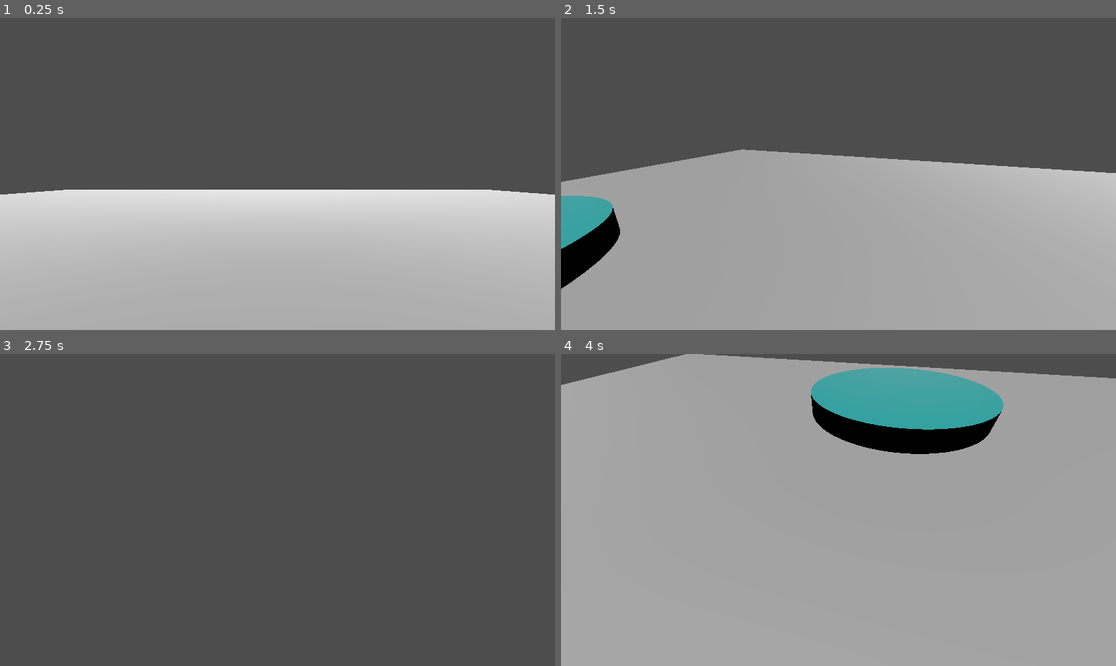
Above: before the commit, frames 1-4 (two rows, left to right).
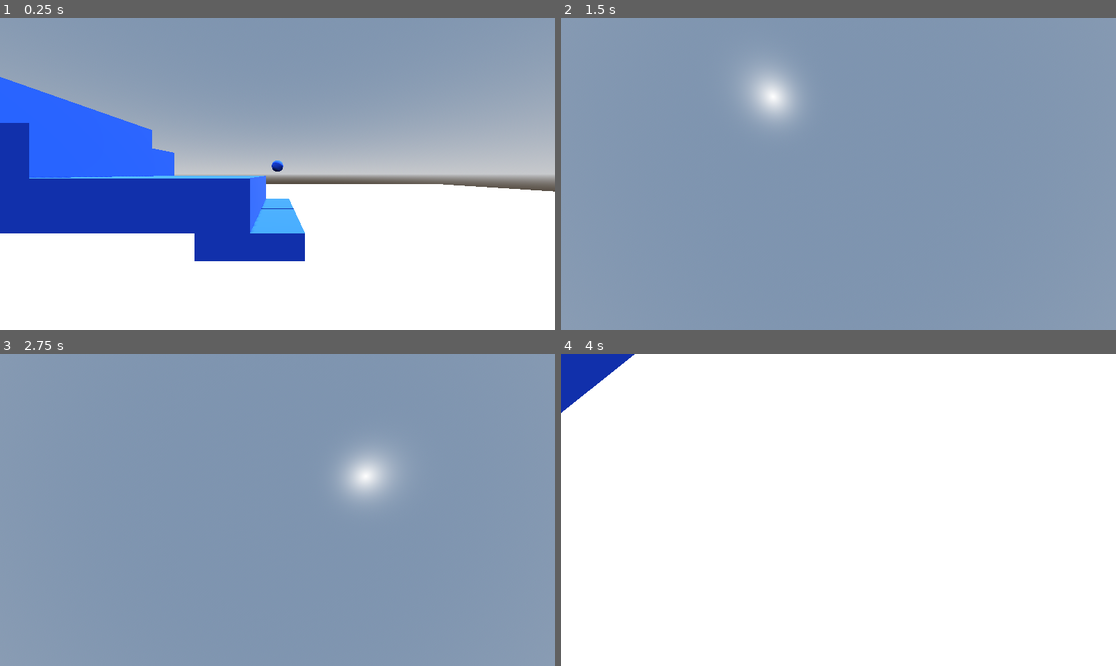
Above: after the commit, the same moments.

Repository: jmarison/godotOpenWorldTemplate
Game: Godot game, scene res://scenes/main.tscn
Two runs of this game, one before a commit and one after it. Both use one fixed random seed, a clock stepped at 60 frames per second and the inputs below. Before the commit the project starts from res://main.tscn.
Inputs (mouse positions are in pixels of both pictures, inside the frame that each line leads up to):
- Up to frame 1 (0.25 s): no input
- Up to frame 2 (1.5 s): move the mouse to (960, 158) at 0.52 s; hold Right (ui_right) 0.53-1.28 s; hold Shift (sprint) 0.53-1.28 s; tap Space (jump) at 0.77 s; move the mouse to (727, 189) at 1.27 s; hold Down (ui_down) from 1.28 s (still down); tap Shift (sprint) at 1.35 s
- Up to frame 3 (2.75 s): tap Space (jump) at 1.52 s; move the mouse to (333, 441) at 2.02 s; release Down (ui_down) at 2.03 s; hold Right (ui_right) from 2.03 s (still down); hold Shift (sprint) from 2.03 s (still down)
- Up to frame 4 (4 s): move the mouse to (810, 572) at 2.77 s; release Right (ui_right) at 2.78 s; release Shift (sprint) at 2.78 s; hold Up (ui_up) 2.78-3.53 s; tap Shift (sprint) at 2.85 s; tap Space (jump) at 3.02, 3.77 s; move the mouse to (1005, 556) at 3.52 s; hold Left (ui_left) from 3.53 s (still down); hold Shift (sprint) from 3.53 s (still down)

The runs differ from the first frame. In frame 1, 100% of the frame differs, in the area x 0-100%, y 0-100%; in frame 2, 100%; in frame 3, 100%; in frame 4, 100%.

Commit message:
Added objects

Diff:
--- /dev/null
+++ b/Objects/player.tscn
@@ -0,0 +1,22 @@
+[gd_scene load_steps=5 format=3 uid="uid://bd07lgriiu5bt"]
+
+[ext_resource type="Script" path="res://Scripts/player.gd" id="1_8rkjh"]
+[ext_resource type="Material" uid="uid://d3aaqqkw8urv4" path="res://materials/block.tres" id="2_1rnv4"]
+
+[sub_resource type="CapsuleShape3D" id="CapsuleShape3D_itarw"]
+
+[sub_resource type="CapsuleMesh" id="CapsuleMesh_oigxk"]
+material = ExtResource("2_1rnv4")
+
+[node name="Player" type="CharacterBody3D"]
+script = ExtResource("1_8rkjh")
+
+[node name="CollisionShape3D" type="CollisionShape3D" parent="."]
+shape = SubResource("CapsuleShape3D_itarw")
+
+[node name="Camera3D" type="Camera3D" parent="."]
+transform = Transform3D(1, 0, 0, 0, 1, 0, 0, 0, 1, 0, 0.576645, -0.0759158)
+fov = 90.0
+
+[node name="MeshInstance3D" type="MeshInstance3D" parent="."]
+mesh = SubResource("CapsuleMesh_oigxk")
--- /dev/null
+++ b/Objects/sword.tscn
@@ -0,0 +1,11 @@
+[gd_scene load_steps=3 format=3 uid="uid://cfh0at27wxuy8"]
+
+[ext_resource type="PackedScene" uid="uid://hkh5bd0mnihm" path="res://Models/Swords/greenSword.glb" id="1_1i7i5"]
+[ext_resource type="PackedScene" uid="uid://bce2ynrxudksu" path="res://Models/Swords/stoneSword.glb" id="2_vdbru"]
+
+[node name="Sword" type="Node3D"]
+
+[node name="blockbench_export" parent="." instance=ExtResource("1_1i7i5")]
+
+[node name="blockbench_export2" parent="." instance=ExtResource("2_vdbru")]
+visible = false
--- /dev/null
+++ b/Objects/tree.tscn
@@ -0,0 +1,14 @@
+[gd_scene load_steps=3 format=3 uid="uid://d2f3f2bexk30h"]
+
+[ext_resource type="PackedScene" uid="uid://18xc42x7mxk5" path="res://Models/tree.glb" id="1_nr41w"]
+
+[sub_resource type="CapsuleShape3D" id="CapsuleShape3D_wy42i"]
+
+[node name="Tree" instance=ExtResource("1_nr41w")]
+transform = Transform3D(2, 0, 0, 0, 2, 0, 0, 0, 2, 0, 0, 0)
+
+[node name="StaticBody3D" type="StaticBody3D" parent="." index="1"]
+
+[node name="CollisionShape3D" type="CollisionShape3D" parent="StaticBody3D" index="0"]
+transform = Transform3D(0.75, 0, 0, 0, 2, 0, 0, 0, 0.75, 0, 1.55845, 0)
+shape = SubResource("CapsuleShape3D_wy42i")
--- a/player.gd
+++ b/Scripts/player.gd
@@ -8,7 +8,7 @@
 @onready var camera = $Camera3D
 var camera_sens = 50
 var capMouse = false
-var gravity = ProjectSettings.get_setting("physics/3d/default_gravity")
+var gravity = 18.0
 
 func _physics_process(delta):
 	if not is_on_floor():
@@ -48,7 +48,7 @@
 	if event is InputEventMouseMotion: look_dir = event.relative * 0.01
 
 func _rotate_camera(delta: float, sens_mod: float = 1.0):
-	var input = Input.get_vector("look_left", "look_right","look_down", "look_up")
+	var input = Input.get_vector("ui_left", "ui_right","ui_down", "ui_up")
 	look_dir += input
 	rotation.y -= look_dir.x * camera_sens * delta
 	camera.rotation.x = clamp(camera.rotation.x - look_dir.y * camera_sens * sens_mod * delta, -1.5, 1.5)
--- a/main.tscn
+++ /dev/null
@@ -1,50 +0,0 @@
-[gd_scene load_steps=8 format=3 uid="uid://b4tuc2drf677d"]
-
-[ext_resource type="PackedScene" uid="uid://bd07lgriiu5bt" path="res://player.tscn" id="1_g6k6q"]
-
-[sub_resource type="BoxShape3D" id="BoxShape3D_gcrnv"]
-size = Vector3(50, 2, 50)
-
-[sub_resource type="StandardMaterial3D" id="StandardMaterial3D_jf4yr"]
-
-[sub_resource type="BoxMesh" id="BoxMesh_3v66s"]
-material = SubResource("StandardMaterial3D_jf4yr")
-size = Vector3(50, 2, 50)
-
-[sub_resource type="CylinderShape3D" id="CylinderShape3D_mpylt"]
-
-[sub_resource type="StandardMaterial3D" id="StandardMaterial3D_tw3ir"]
-albedo_color = Color(0.0823529, 1, 1, 1)
-
-[sub_resource type="CylinderMesh" id="CylinderMesh_yex4j"]
-material = SubResource("StandardMaterial3D_tw3ir")
-
-[node name="main" type="Node"]
-
-[node name="Player" parent="." instance=ExtResource("1_g6k6q")]
-transform = Transform3D(1, 0, 0, 0, 1, 0, 0, 0, 1, 0, 0.0489311, 0)
-visible = false
-
-[node name="Ground" type="StaticBody3D" parent="."]
-
-[node name="CollisionShape3D" type="CollisionShape3D" parent="Ground"]
-transform = Transform3D(1, 0, 0, 0, 1, 0, 0, 0, 1, 0, -2, 0)
-shape = SubResource("BoxShape3D_gcrnv")
-
-[node name="MeshInstance3D" type="MeshInstance3D" parent="Ground"]
-transform = Transform3D(1, 0, 0, 0, 1, 0, 0, 0, 1, 0, -2, 0)
-mesh = SubResource("BoxMesh_3v66s")
-
-[node name="DirectionalLight3D" type="DirectionalLight3D" parent="."]
-transform = Transform3D(-0.994151, 0.107999, 9.69734e-10, -0.101622, -0.935448, 0.338541, 0.0365622, 0.336561, 0.940952, -3.88087, 9.67609, 24.6151)
-
-[node name="StaticBody3D" type="StaticBody3D" parent="."]
-transform = Transform3D(1, 0, 0, 0, 1, 0, 0, 0, 1, 0, 1, 13.627)
-
-[node name="CollisionShape3D" type="CollisionShape3D" parent="StaticBody3D"]
-transform = Transform3D(10, 0, 0, 0, 1, 0, 0, 0, 10, 0, 0, 0)
-shape = SubResource("CylinderShape3D_mpylt")
-
-[node name="MeshInstance3D" type="MeshInstance3D" parent="StaticBody3D"]
-transform = Transform3D(10, 0, 0, 0, 1, 0, 0, 0, 10, 0, -1.93272, 0)
-mesh = SubResource("CylinderMesh_yex4j")
--- /dev/null
+++ b/materials/block.tres
@@ -0,0 +1,4 @@
+[gd_resource type="StandardMaterial3D" format=3 uid="uid://d3aaqqkw8urv4"]
+
+[resource]
+albedo_color = Color(0.109804, 0.329412, 1, 1)
--- a/player.tscn
+++ /dev/null
@@ -1,21 +0,0 @@
-[gd_scene load_steps=4 format=3 uid="uid://bd07lgriiu5bt"]
-
-[ext_resource type="Script" path="res://player.gd" id="1_8rkjh"]
-[ext_resource type="PackedScene" uid="uid://8fa8iviekg4x" path="res://firstTry.glb" id="1_w1qlj"]
-
-[sub_resource type="CapsuleShape3D" id="CapsuleShape3D_itarw"]
-
-[node name="Player" type="CharacterBody3D"]
-script = ExtResource("1_8rkjh")
-
-[node name="Pivot" type="Node3D" parent="."]
-
-[node name="Character" parent="Pivot" instance=ExtResource("1_w1qlj")]
-transform = Transform3D(-4.37114e-08, 0, 1, 0, 1, 0, -1, 0, -4.37114e-08, 0, 0, 0)
-
-[node name="CollisionShape3D" type="CollisionShape3D" parent="."]
-transform = Transform3D(1, 0, 0, 0, 1, 0, 0, 0, 1, 0, 0.762121, 0)
-shape = SubResource("CapsuleShape3D_itarw")
-
-[node name="Camera3D" type="Camera3D" parent="."]
-transform = Transform3D(1, 0, 0, 0, 1, 0, 0, 0, 1, 0, 1.14273, -0.465599)
--- a/project.godot
+++ b/project.godot
@@ -11,9 +11,15 @@
 [application]
 
 config/name="learning3d"
-run/main_scene="res://main.tscn"
+run/main_scene="res://scenes/main.tscn"
 config/features=PackedStringArray("4.3", "GL Compatibility")
 config/icon="res://icon.svg"
+
+[display]
+
+window/size/viewport_width=1920
+window/size/viewport_height=1080
+window/size/mode=4
 
 [input]
 
@@ -65,5 +71,5 @@
 
 [rendering]
 
-renderer/rendering_method="gl_compatibility"
-renderer/rendering_method.mobile="gl_compatibility"
+renderer/rendering_method.mobile="forward_plus"
+renderer/rendering_method.web="forward_plus"
--- /dev/null
+++ b/scenes/main.tscn
@@ -0,0 +1,319 @@
+[gd_scene load_steps=14 format=3 uid="uid://b4tuc2drf677d"]
+
+[ext_resource type="PackedScene" uid="uid://bd07lgriiu5bt" path="res://Objects/player.tscn" id="1_mtppo"]
+[ext_resource type="Material" uid="uid://d3aaqqkw8urv4" path="res://materials/block.tres" id="2_hqlnn"]
+[ext_resource type="PackedScene" uid="uid://d2f3f2bexk30h" path="res://Objects/tree.tscn" id="3_gq4va"]
+[ext_resource type="PackedScene" uid="uid://cfh0at27wxuy8" path="res://Objects/sword.tscn" id="4_hxkqo"]
+
+[sub_resource type="ProceduralSkyMaterial" id="ProceduralSkyMaterial_xqwhi"]
+sky_horizon_color = Color(0.64625, 0.65575, 0.67075, 1)
+ground_horizon_color = Color(0.64625, 0.65575, 0.67075, 1)
+
+[sub_resource type="Sky" id="Sky_dnaof"]
+sky_material = SubResource("ProceduralSkyMaterial_xqwhi")
+
+[sub_resource type="Environment" id="Environment_fbgnn"]
+background_mode = 2
+sky = SubResource("Sky_dnaof")
+tonemap_mode = 2
+
+[sub_resource type="BoxShape3D" id="BoxShape3D_gcrnv"]
+size = Vector3(50, 2, 50)
+
+[sub_resource type="StandardMaterial3D" id="StandardMaterial3D_jf4yr"]
+
+[sub_resource type="BoxMesh" id="BoxMesh_3v66s"]
+material = SubResource("StandardMaterial3D_jf4yr")
+size = Vector3(50, 2, 50)
+
+[sub_resource type="CylinderShape3D" id="CylinderShape3D_mpylt"]
+
+[sub_resource type="StandardMaterial3D" id="StandardMaterial3D_tw3ir"]
+albedo_color = Color(0.0823529, 1, 1, 1)
+
+[sub_resource type="CylinderMesh" id="CylinderMesh_yex4j"]
+material = SubResource("StandardMaterial3D_tw3ir")
+
+[node name="main" type="Node"]
+
+[node name="WorldEnvironment" type="WorldEnvironment" parent="."]
+environment = SubResource("Environment_fbgnn")
+
+[node name="DirectionalLight3D" type="DirectionalLight3D" parent="."]
+transform = Transform3D(-0.866023, -0.433016, 0.250001, 0, 0.499998, 0.866027, -0.500003, 0.749999, -0.43301, 0, 9.98447, 0)
+shadow_enabled = true
+shadow_opacity = 0.7
+
+[node name="Player" parent="." instance=ExtResource("1_mtppo")]
+transform = Transform3D(1, 0, 0, 0, 1, 0, 0, 0, 1, 0, 0.0489311, 0)
+visible = false
+
+[node name="Ground" type="StaticBody3D" parent="."]
+
+[node name="CollisionShape3D" type="CollisionShape3D" parent="Ground"]
+transform = Transform3D(1, 0, 0, 0, 1, 0, 0, 0, 1, 0, -1, 0)
+shape = SubResource("BoxShape3D_gcrnv")
+
+[node name="MeshInstance3D" type="MeshInstance3D" parent="Ground"]
+transform = Transform3D(1, 0, 0, 0, 1, 0, 0, 0, 1, 0, -1, 0)
+mesh = SubResource("BoxMesh_3v66s")
+
+[node name="blocks" type="CSGBox3D" parent="Ground"]
+transform = Transform3D(1, 0, 0, 0, 1, 0, 0, 0, 1, 0, 0, -5.40789)
+use_collision = true
+material = ExtResource("2_hqlnn")
+
+[node name="CSGBox3D" type="CSGBox3D" parent="Ground/blocks"]
+transform = Transform3D(1, 0, 0, 0, 1, 0, 0, 0, 1, 0, 0, 1.00843)
+material = ExtResource("2_hqlnn")
+
+[node name="CSGBox3D9" type="CSGBox3D" parent="Ground/blocks"]
+transform = Transform3D(1, 0, 0, 0, 1, 0, 0, 0, 1, 0, 0, -0.991565)
+material = ExtResource("2_hqlnn")
+
+[node name="CSGBox3D2" type="CSGBox3D" parent="Ground/blocks"]
+transform = Transform3D(1, 0, 0, 0, 1, 0, 0, 0, 1, 0, 0, 2.00843)
+material = ExtResource("2_hqlnn")
+
+[node name="CSGBox3D3" type="CSGBox3D" parent="Ground/blocks"]
+transform = Transform3D(1, 0, 0, 0, 1, 0, 0, 0, 1, -1, 0, 1.00843)
+material = ExtResource("2_hqlnn")
+
+[node name="CSGBox3D4" type="CSGBox3D" parent="Ground/blocks"]
+transform = Transform3D(1, 0, 0, 0, 1, 0, 0, 0, 1, -1, 0, 2.00843)
+material = ExtResource("2_hqlnn")
+
+[node name="CSGBox3D5" type="CSGBox3D" parent="Ground/blocks"]
+transform = Transform3D(1, 0, 0, 0, 1, 0, 0, 0, 1, -1, 1, 1.00843)
+material = ExtResource("2_hqlnn")
+
+[node name="CSGBox3D6" type="CSGBox3D" parent="Ground/blocks"]
+transform = Transform3D(1, 0, 0, 0, 1, 0, 0, 0, 1, -1, 1, 2.00843)
+material = ExtResource("2_hqlnn")
+
+[node name="CSGBox3D7" type="CSGBox3D" parent="Ground/blocks"]
+transform = Transform3D(1, 0, 0, 0, 1, 0, 0, 0, 1, -1, 1, -0.991565)
+material = ExtResource("2_hqlnn")
+
+[node name="CSGBox3D8" type="CSGBox3D" parent="Ground/blocks"]
+transform = Transform3D(1, 0, 0, 0, 1, 0, 0, 0, 1, -1, 1, 0.00843477)
+material = ExtResource("2_hqlnn")
+
+[node name="CSGBox3D10" type="CSGBox3D" parent="Ground/blocks"]
+transform = Transform3D(1, 0, 0, 0, 1, 0, 0, 0, 1, -2, 1, 1.00843)
+material = ExtResource("2_hqlnn")
+
+[node name="CSGBox3D11" type="CSGBox3D" parent="Ground/blocks"]
+transform = Transform3D(1, 0, 0, 0, 1, 0, 0, 0, 1, -2, 1, 2.00843)
+material = ExtResource("2_hqlnn")
+
+[node name="CSGBox3D12" type="CSGBox3D" parent="Ground/blocks"]
+transform = Transform3D(1, 0, 0, 0, 1, 0, 0, 0, 1, -2, 1, -0.991565)
+material = ExtResource("2_hqlnn")
+
+[node name="CSGBox3D13" type="CSGBox3D" parent="Ground/blocks"]
+transform = Transform3D(1, 0, 0, 0, 1, 0, 0, 0, 1, -2, 1, 0.00843477)
+material = ExtResource("2_hqlnn")
+
+[node name="CSGBox3D14" type="CSGBox3D" parent="Ground/blocks"]
+transform = Transform3D(1, 0, 0, 0, 1, 0, 0, 0, 1, -3, 1, 1.00843)
+material = ExtResource("2_hqlnn")
+
+[node name="CSGBox3D15" type="CSGBox3D" parent="Ground/blocks"]
+transform = Transform3D(1, 0, 0, 0, 1, 0, 0, 0, 1, -3, 1, 2.00843)
+material = ExtResource("2_hqlnn")
+
+[node name="CSGBox3D16" type="CSGBox3D" parent="Ground/blocks"]
+transform = Transform3D(1, 0, 0, 0, 1, 0, 0, 0, 1, -3, 1, -0.991565)
+material = ExtResource("2_hqlnn")
+
+[node name="CSGBox3D17" type="CSGBox3D" parent="Ground/blocks"]
+transform = Transform3D(1, 0, 0, 0, 1, 0, 0, 0, 1, -3, 1, 0.00843477)
+material = ExtResource("2_hqlnn")
+
+[node name="CSGBox3D18" type="CSGBox3D" parent="Ground/blocks"]
+transform = Transform3D(1, 0, 0, 0, 1, 0, 0, 0, 1, -4, 1, 1.00843)
+material = ExtResource("2_hqlnn")
+
+[node name="CSGBox3D19" type="CSGBox3D" parent="Ground/blocks"]
+transform = Transform3D(1, 0, 0, 0, 1, 0, 0, 0, 1, -4, 1, 2.00843)
+material = ExtResource("2_hqlnn")
+
+[node name="CSGBox3D20" type="CSGBox3D" parent="Ground/blocks"]
+transform = Transform3D(1, 0, 0, 0, 1, 0, 0, 0, 1, -4, 1, -0.991565)
+material = ExtResource("2_hqlnn")
+
+[node name="CSGBox3D21" type="CSGBox3D" parent="Ground/blocks"]
+transform = Transform3D(1, 0, 0, 0, 1, 0, 0, 0, 1, -4, 1, 0.00843477)
+material = ExtResource("2_hqlnn")
+
+[node name="CSGBox3D22" type="CSGBox3D" parent="Ground/blocks"]
+transform = Transform3D(1, 0, 0, 0, 1, 0, 0, 0, 1, -5, 1, 1.00843)
+material = ExtResource("2_hqlnn")
+
+[node name="CSGBox3D23" type="CSGBox3D" parent="Ground/blocks"]
+transform = Transform3D(1, 0, 0, 0, 1, 0, 0, 0, 1, -5, 1, 2.00843)
+material = ExtResource("2_hqlnn")
+
+[node name="CSGBox3D24" type="CSGBox3D" parent="Ground/blocks"]
+transform = Transform3D(1, 0, 0, 0, 1, 0, 0, 0, 1, -5, 1, -0.991565)
+material = ExtResource("2_hqlnn")
+
+[node name="CSGBox3D25" type="CSGBox3D" parent="Ground/blocks"]
+transform = Transform3D(1, 0, 0, 0, 1, 0, 0, 0, 1, -5, 1, 0.00843477)
+material = ExtResource("2_hqlnn")
+
+[node name="CSGBox3D26" type="CSGBox3D" parent="Ground/blocks"]
+transform = Transform3D(1, 0, 0, 0, 1, 0, 0, 0, 1, -5, 2, 1.00843)
+material = ExtResource("2_hqlnn")
+
+[node name="CSGBox3D27" type="CSGBox3D" parent="Ground/blocks"]
+transform = Transform3D(1, 0, 0, 0, 1, 0, 0, 0, 1, -5, 2, 2.00843)
+material = ExtResource("2_hqlnn")
+
+[node name="CSGBox3D28" type="CSGBox3D" parent="Ground/blocks"]
+transform = Transform3D(1, 0, 0, 0, 1, 0, 0, 0, 1, -5, 2, -0.991565)
+material = ExtResource("2_hqlnn")
+
+[node name="CSGBox3D29" type="CSGBox3D" parent="Ground/blocks"]
+transform = Transform3D(1, 0, 0, 0, 1, 0, 0, 0, 1, -5, 2, 0.00843477)
+material = ExtResource("2_hqlnn")
+
+[node name="CSGBox3D30" type="CSGBox3D" parent="Ground/blocks"]
+transform = Transform3D(1, 0, 0, 0, 1, 0, 0, 0, 1, -6, 2, 1.00843)
+material = ExtResource("2_hqlnn")
+
+[node name="CSGBox3D31" type="CSGBox3D" parent="Ground/blocks"]
+transform = Transform3D(1, 0, 0, 0, 1, 0, 0, 0, 1, -6, 2, 2.00843)
+material = ExtResource("2_hqlnn")
+
+[node name="CSGBox3D32" type="CSGBox3D" parent="Ground/blocks"]
+transform = Transform3D(1, 0, 0, 0, 1, 0, 0, 0, 1, -6, 2, -0.991565)
+material = ExtResource("2_hqlnn")
+
+[node name="CSGBox3D33" type="CSGBox3D" parent="Ground/blocks"]
+transform = Transform3D(1, 0, 0, 0, 1, 0, 0, 0, 1, -6, 2, 0.00843477)
+material = ExtResource("2_hqlnn")
+
+[node name="CSGBox3D34" type="CSGBox3D" parent="Ground/blocks"]
+transform = Transform3D(1, 0, 0, 0, 1, 0, 0, 0, 1, -6, 3, 1.00843)
+material = ExtResource("2_hqlnn")
+
+[node name="CSGBox3D35" type="CSGBox3D" parent="Ground/blocks"]
+transform = Transform3D(1, 0, 0, 0, 1, 0, 0, 0, 1, -6, 3, 2.00843)
+material = ExtResource("2_hqlnn")
+
+[node name="CSGBox3D36" type="CSGBox3D" parent="Ground/blocks"]
+transform = Transform3D(1, 0, 0, 0, 1, 0, 0, 0, 1, -6, 3, -0.991565)
+material = ExtResource("2_hqlnn")
+
+[node name="CSGBox3D37" type="CSGBox3D" parent="Ground/blocks"]
+transform = Transform3D(1, 0, 0, 0, 1, 0, 0, 0, 1, -6, 3, 0.00843477)
+material = ExtResource("2_hqlnn")
+
+[node name="CSGBox3D38" type="CSGBox3D" parent="Ground/blocks"]
+transform = Transform3D(1, 0, 0, 0, 1, 0, 0, 0, 1, -7, 3, 1.00843)
+material = ExtResource("2_hqlnn")
+
+[node name="CSGBox3D39" type="CSGBox3D" parent="Ground/blocks"]
+transform = Transform3D(1, 0, 0, 0, 1, 0, 0, 0, 1, -7, 3, 2.00843)
+material = ExtResource("2_hqlnn")
+
+[node name="CSGBox3D40" type="CSGBox3D" parent="Ground/blocks"]
+transform = Transform3D(1, 0, 0, 0, 1, 0, 0, 0, 1, -7, 3, -0.991565)
+material = ExtResource("2_hqlnn")
+
+[node name="CSGBox3D41" type="CSGBox3D" parent="Ground/blocks"]
+transform = Transform3D(1, 0, 0, 0, 1, 0, 0, 0, 1, -7, 3, 0.00843477)
+material = ExtResource("2_hqlnn")
+
+[node name="CSGBox3D42" type="CSGBox3D" parent="Ground/blocks"]
+transform = Transform3D(1, 0, 0, 0, 1, 0, 0, 0, 1, -9, 3, 1.00843)
+material = ExtResource("2_hqlnn")
+
+[node name="CSGBox3D43" type="CSGBox3D" parent="Ground/blocks"]
+transform = Transform3D(1, 0, 0, 0, 1, 0, 0, 0, 1, -9, 3, 2.00843)
+material = ExtResource("2_hqlnn")
+
+[node name="CSGBox3D44" type="CSGBox3D" parent="Ground/blocks"]
+transform = Transform3D(1, 0, 0, 0, 1, 0, 0, 0, 1, -9, 3, -0.991565)
+material = ExtResource("2_hqlnn")
+
+[node name="CSGBox3D45" type="CSGBox3D" parent="Ground/blocks"]
+transform = Transform3D(1, 0, 0, 0, 1, 0, 0, 0, 1, -9, 3, 0.00843477)
+material = ExtResource("2_hqlnn")
+
+[node name="CSGBox3D46" type="CSGBox3D" parent="Ground/blocks"]
+transform = Transform3D(1, 0, 0, 0, 1, 0, 0, 0, 1, -8, 3, 1.00843)
+material = ExtResource("2_hqlnn")
+
+[node name="CSGBox3D47" type="CSGBox3D" parent="Ground/blocks"]
+transform = Transform3D(1, 0, 0, 0, 1, 0, 0, 0, 1, -8, 3, 2.00843)
+material = ExtResource("2_hqlnn")
+
+[node name="CSGBox3D48" type="CSGBox3D" parent="Ground/blocks"]
+transform = Transform3D(1, 0, 0, 0, 1, 0, 0, 0, 1, -8, 3, -0.991565)
+material = ExtResource("2_hqlnn")
+
+[node name="CSGBox3D49" type="CSGBox3D" parent="Ground/blocks"]
+transform = Transform3D(1, 0, 0, 0, 1, 0, 0, 0, 1, -8, 3, 0.00843477)
+material = ExtResource("2_hqlnn")
+
+[node name="CSGBox3D50" type="CSGBox3D" parent="Ground/blocks"]
+transform = Transform3D(1, 0, 0, 0, 1, 0, 0, 0, 1, -10, 3, 1.00843)
+material = ExtResource("2_hqlnn")
+
+[node name="CSGBox3D51" type="CSGBox3D" parent="Ground/blocks"]
+transform = Transform3D(1, 0, 0, 0, 1, 0, 0, 0, 1, -10, 3, 2.00843)
+material = ExtResource("2_hqlnn")
+
+[node name="CSGBox3D52" type="CSGBox3D" parent="Ground/blocks"]
+transform = Transform3D(1, 0, 0, 0, 1, 0, 0, 0, 1, -10, 3, -0.991565)
+material = ExtResource("2_hqlnn")
+
+[node name="CSGBox3D53" type="CSGBox3D" parent="Ground/blocks"]
+transform = Transform3D(1, 0, 0, 0, 1, 0, 0, 0, 1, -10, 3, 0.00843477)
+material = ExtResource("2_hqlnn")
+
+[node name="CSGBox3D54" type="CSGBox3D" parent="Ground/blocks"]
+transform = Transform3D(1, 0, 0, 0, 1, 0, 0, 0, 1, -11, 3, 1.00843)
+material = ExtResource("2_hqlnn")
+
+[node name="CSGBox3D55" type="CSGBox3D" parent="Ground/blocks"]
+transform = Transform3D(1, 0, 0, 0, 1, 0, 0, 0, 1, -11, 3, 2.00843)
+material = ExtResource("2_hqlnn")
+
+[node name="CSGBox3D56" type="CSGBox3D" parent="Ground/blocks"]
+transform = Transform3D(1, 0, 0, 0, 1, 0, 0, 0, 1, -11, 3, -0.991565)
+material = ExtResource("2_hqlnn")
+
+[node name="CSGBox3D57" type="CSGBox3D" parent="Ground/blocks"]
+transform = Transform3D(1, 0, 0, 0, 1, 0, 0, 0, 1, -11, 3, 0.00843477)
+material = ExtResource("2_hqlnn")
+
+[node name="CSGSphere3D" type="CSGSphere3D" parent="Ground/blocks"]
+transform = Transform3D(1, 0, 0, 0, 1, 0, 0, 0, 1, 0, 2.2582, -7.95682)
+material = ExtResource("2_hqlnn")
+
+[node name="Tree" parent="Ground" instance=ExtResource("3_gq4va")]
+transform = Transform3D(2, 0, 0, 0, 2, 0, 0, 0, 2, -0.646908, 1, 15.3754)
+
+[node name="Tree2" parent="Ground" instance=ExtResource("3_gq4va")]
+transform = Transform3D(2, 0, 0, 0, 2, 0, 0, 0, 2, 13, 0, 9)
+
+[node name="Tree3" parent="Ground" instance=ExtResource("3_gq4va")]
+transform = Transform3D(2, 0, 0, 0, 2, 0, 0, 0, 2, -17.0209, 0, 9)
+
+[node name="Sword" parent="Ground" instance=ExtResource("4_hxkqo")]
+transform = Transform3D(4.37114e-08, 3.82137e-15, 1, 8.74228e-08, -1, 0, 1, 8.74228e-08, -4.37114e-08, 0, 2.11317, 12)
+
+[node name="StaticBody3D" type="StaticBody3D" parent="."]
+transform = Transform3D(1, 0, 0, 0, 1, 0, 0, 0, 1, 0, 0, 13.627)
+
+[node name="CollisionShape3D" type="CollisionShape3D" parent="StaticBody3D"]
+transform = Transform3D(10, 0, 0, 0, 1, 0, 0, 0, 10, 0, 0, 0)
+shape = SubResource("CylinderShape3D_mpylt")
+
+[node name="MeshInstance3D" type="MeshInstance3D" parent="StaticBody3D"]
+transform = Transform3D(10, 0, 0, 0, 1, 0, 0, 0, 10, 0, 0, 0)
+mesh = SubResource("CylinderMesh_yex4j")
Binary file added: Models/Swords/greenSword.glb
Not shown, added: Models/Swords/greenSword.glb.import
Binary file added: Models/Swords/greenSword_0.png
Not shown, added: Models/Swords/greenSword_0.png.import
Binary file added: Models/Swords/stoneSword.glb
Not shown, added: Models/Swords/stoneSword.glb.import
Binary file added: Models/Swords/stoneSword_0.png
Not shown, added: Models/Swords/stoneSword_0.png.import
Binary file added: Models/Swords/stoneSword_1.png
Not shown, added: Models/Swords/stoneSword_1.png.import
Renamed: firstTry.glb -> Models/firstTry.glb
Not shown, changed: Models/firstTry.glb.import
(and 12 more such lines)
